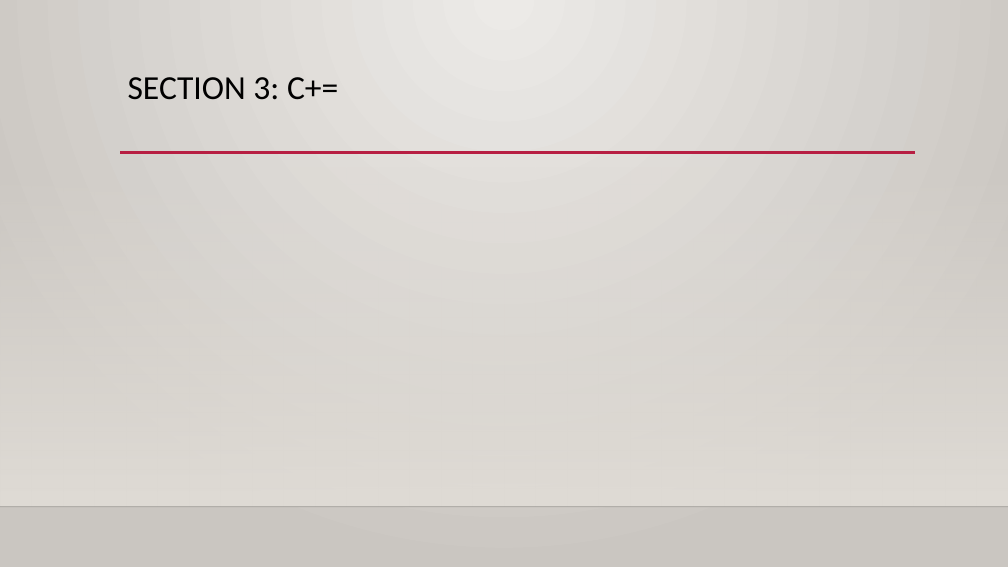
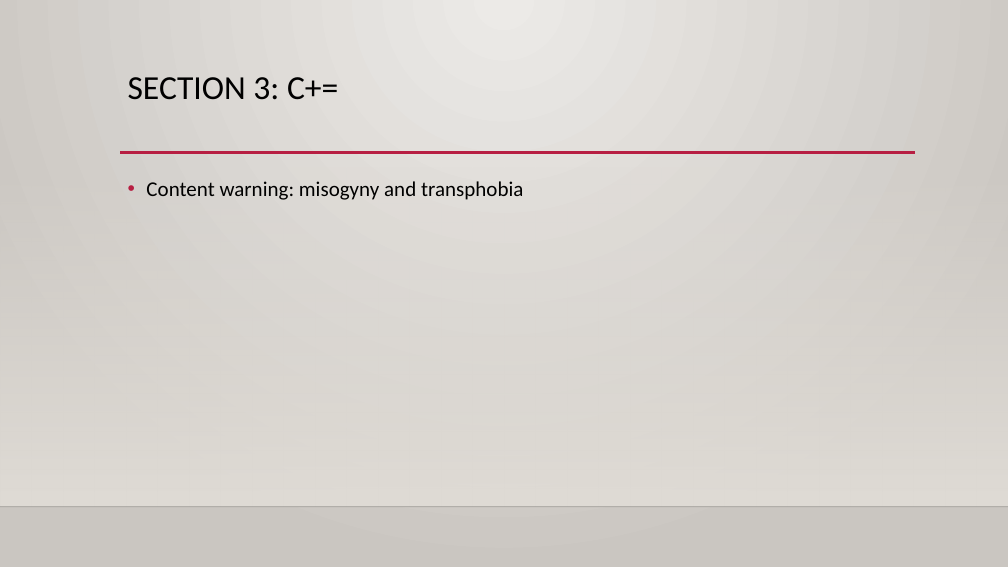
Before and after one commit to rbohrer/pl-course, a slide deck: slide 11 of hcpl/tfpie24.pptx (slide 18 before the commit). Drawn at 1008x567 pixels with LibreOffice and Linux fonts; fonts in the diff are those of the drawing; background and template pictures are left out. Boxes give left, top, right and bottom in pixels: in the first picture for what was removed or moved away, otherwise in the second. Text is boxed around its words. In the diff, an @@ line names an element or a change of style, - is before the commit and + after.

```diff
--- a/hcpl/tfpie24.pptx
+++ b/hcpl/tfpie24.pptx
@@ text added at box(146, 181, 523, 200), 20 pt, text #000000 @@
+• Content warning: misogyny and transphobia
```
Also in this commit, not shown: 5 other slides changed, 2 slides added, 1 slide removed.
